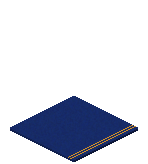
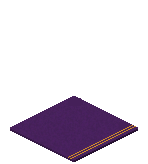
Before/after of a 148x164 layered artwork. What changed in the layer stack:
painted on "Stripes", unmasked it over [68, 125, 136, 159]
renamed "Layer 6" to "Iso_Deco_Ground_Carpet_Blue_08", painted on it over [10, 96, 138, 162]
